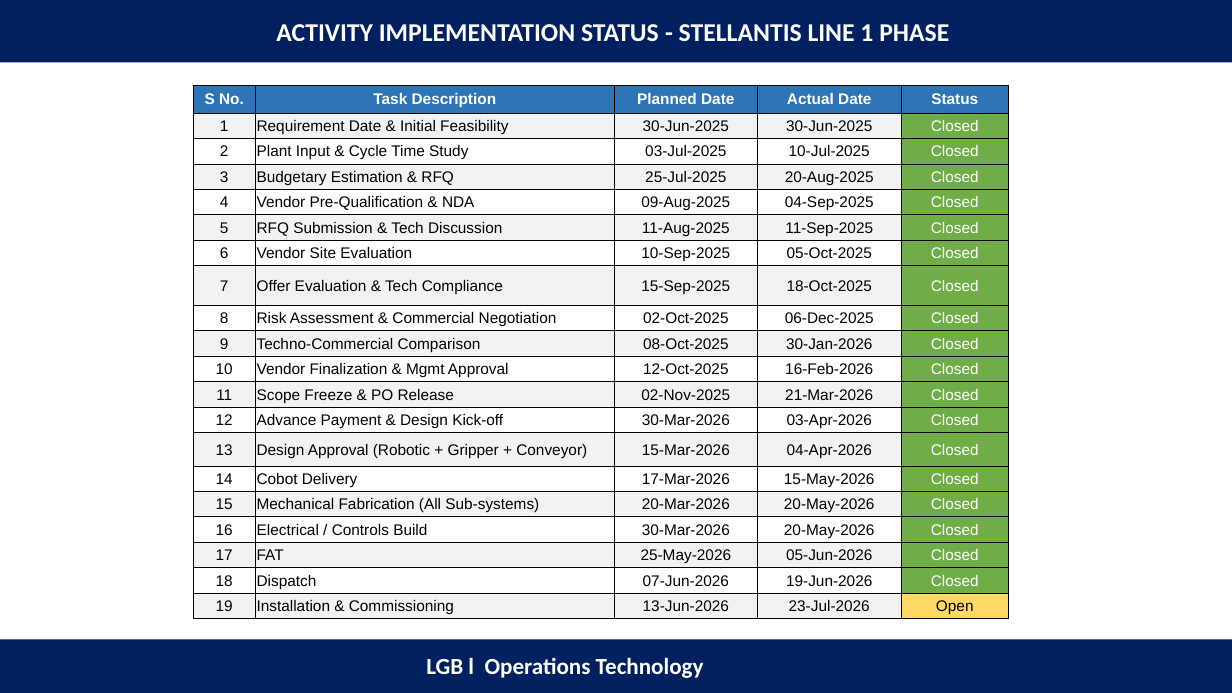
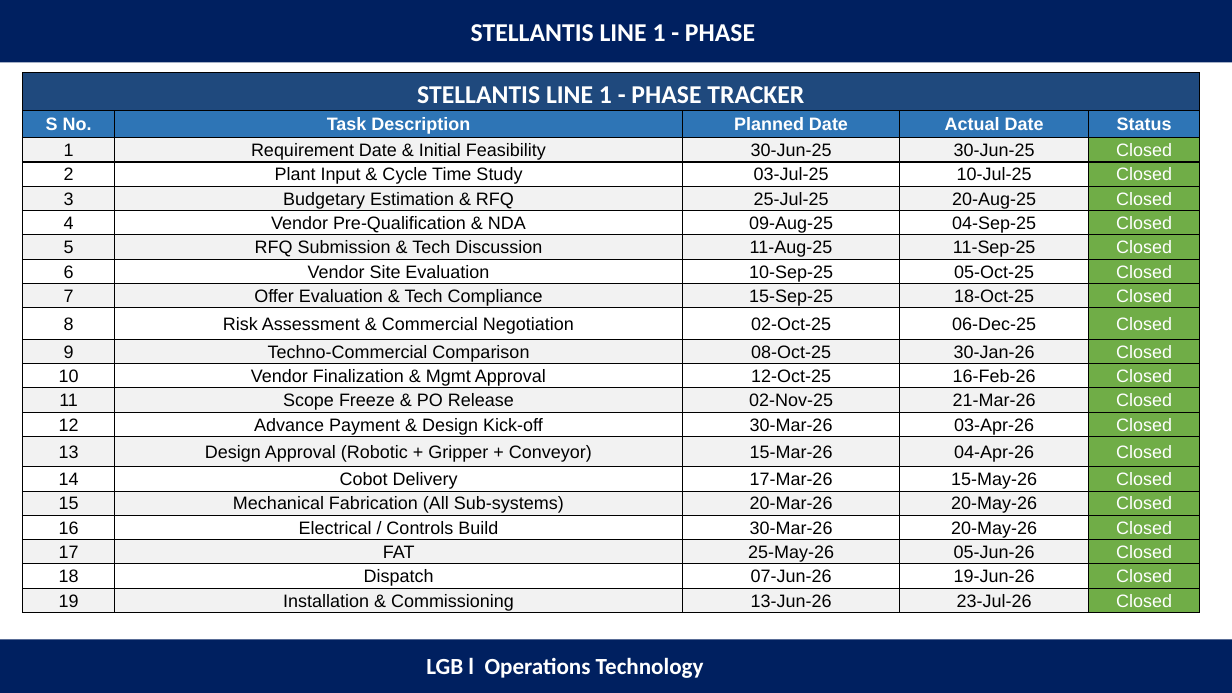
Before and after one commit to anand2204-robo/Project-List, a slide deck: slide 20 of Automation project.pptx (slide 14 before the commit). Drawn at 1232x693 pixels with LibreOffice and Linux fonts; fonts in the diff are those of the drawing. Boxes give left, top, right and bottom in pixels: in the first picture for what was removed or moved away, otherwise in the second. Text is boxed around its words. In the diff, an @@ line names an element or a change of style, - is before the commit and + after.

```diff
--- a/Automation project.pptx
+++ b/Automation project.pptx
@@ text at bbox=[471, 24, 755, 41]: text changed @@
-ACTIVITY IMPLEMENTATION STATUS - STELLANTIS LINE 1 PHASE
+STELLANTIS LINE 1 - PHASE
@@ table at bbox=[22, 72, 1201, 615] @@
+row 1: STELLANTIS LINE 1 - PHASE TRACKER |  |  |  | 
-row 3, column 3: 30-Jun-2025
+row 3, column 3: 30-Jun-25
-row 3, column 4: 30-Jun-2025
+row 3, column 4: 30-Jun-25
-row 4, column 3: 03-Jul-2025
+row 4, column 3: 03-Jul-25
-row 4, column 4: 10-Jul-2025
+row 4, column 4: 10-Jul-25
-row 5, column 3: 25-Jul-2025
+row 5, column 3: 25-Jul-25
-row 5, column 4: 20-Aug-2025
+row 5, column 4: 20-Aug-25
-row 6, column 3: 09-Aug-2025
+row 6, column 3: 09-Aug-25
-row 6, column 4: 04-Sep-2025
+row 6, column 4: 04-Sep-25
-row 7, column 3: 11-Aug-2025
+row 7, column 3: 11-Aug-25
-row 7, column 4: 11-Sep-2025
+row 7, column 4: 11-Sep-25
-row 8, column 3: 10-Sep-2025
+row 8, column 3: 10-Sep-25
-row 8, column 4: 05-Oct-2025
+row 8, column 4: 05-Oct-25
-row 9, column 3: 15-Sep-2025
+row 9, column 3: 15-Sep-25
-row 9, column 4: 18-Oct-2025
+row 9, column 4: 18-Oct-25
-row 10, column 3: 02-Oct-2025
+row 10, column 3: 02-Oct-25
-row 10, column 4: 06-Dec-2025
+row 10, column 4: 06-Dec-25
-row 11, column 3: 08-Oct-2025
+row 11, column 3: 08-Oct-25
-row 11, column 4: 30-Jan-2026
+row 11, column 4: 30-Jan-26
-row 12, column 3: 12-Oct-2025
+row 12, column 3: 12-Oct-25
-row 12, column 4: 16-Feb-2026
+row 12, column 4: 16-Feb-26
-row 13, column 3: 02-Nov-2025
+row 13, column 3: 02-Nov-25
-row 13, column 4: 21-Mar-2026
+row 13, column 4: 21-Mar-26
-row 14, column 3: 30-Mar-2026
+row 14, column 3: 30-Mar-26
-row 14, column 4: 03-Apr-2026
+row 14, column 4: 03-Apr-26
-row 15, column 3: 15-Mar-2026
+row 15, column 3: 15-Mar-26
-row 15, column 4: 04-Apr-2026
+row 15, column 4: 04-Apr-26
-row 16, column 3: 17-Mar-2026
+row 16, column 3: 17-Mar-26
-row 16, column 4: 15-May-2026
+row 16, column 4: 15-May-26
-row 17, column 3: 20-Mar-2026
+row 17, column 3: 20-Mar-26
-row 17, column 4: 20-May-2026
+row 17, column 4: 20-May-26
-row 18, column 3: 30-Mar-2026
+row 18, column 3: 30-Mar-26
-row 18, column 4: 20-May-2026
+row 18, column 4: 20-May-26
-row 19, column 3: 25-May-2026
+row 19, column 3: 25-May-26
-row 19, column 4: 05-Jun-2026
+row 19, column 4: 05-Jun-26
-row 20, column 3: 07-Jun-2026
+row 20, column 3: 07-Jun-26
-row 20, column 4: 19-Jun-2026
+row 20, column 4: 19-Jun-26
-row 20: 19 | Installation & Commissioning | 13-Jun-2026 | 23-Jul-2026 | Open
+row 21: 19 | Installation & Commissioning | 13-Jun-26 | 23-Jul-26 | Closed
@@ table: place and size @@
-table at bbox=[193, 85, 1008, 619]
+table at bbox=[22, 72, 1201, 615]
```
Also in this commit, not shown: 12 other slides changed, 44 slides added.
